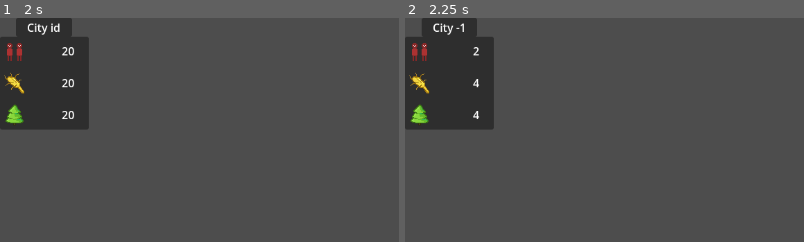
Above: before the commit, frames 1-2 (left to right).
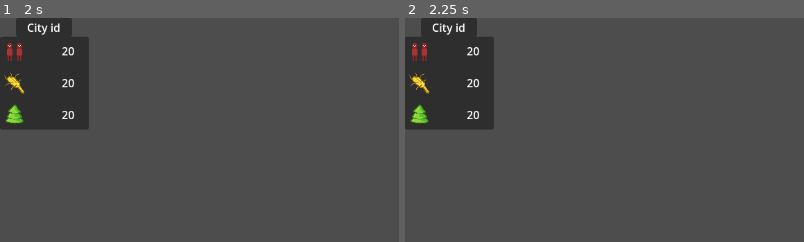
Above: after the commit, the same moments.

Repository: ThreeCoffees/cassini-hackathon
Game: Godot game, scene res://test_scenes/leon/tilemap_gen_test.tscn
The game is run twice, just before and just after one commit, with the same random seed, the same clock (stepped at 60 frames per second) and the same inputs. The project has no main scene, so this scene is started directly.
Inputs (mouse positions are % of the whole screen's width and height, from its top left):
- Up to frame 1 (2 s): tap Enter at 0.5 s; move the mouse to (45, 70) at 0.52 s; hold Mouse wheel up (zoom_in) 0.53-1.28 s; hold W (up) from 0.53 s (still down); click (45, 70) at 0.67 s; move the mouse to (80, 65) at 1.27 s; tap Mouse wheel down (zoom_out) at 1.35 s; click (80, 65) at 1.42 s
- Up to frame 2 (2.25 s): move the mouse to (20, 35) at 2.02 s; release W (up) at 2.03 s; hold A (left) from 2.03 s (still down); hold Mouse wheel up (zoom_in) from 2.03 s (still down); click (20, 35) at 2.17 s
The pictures show only the part of the screen within x 0-50%, y 0-50%; the shares and areas given below are measured in that part.

Frame 1 is identical in both runs. In frame 2, 0.4% of the frame differs, in the area x 6-19%, y 2-46%.

Commit message:
refactor

Diff:
--- a/scripts/tilemaps/terrain_tilemap_layer.gd
+++ b/scripts/tilemaps/terrain_tilemap_layer.gd
@@ -1,6 +1,18 @@
 class_name TerrainTilemapLayer extends TileMapLayer
 
-@export var tile_picker: TilePicker
+@export var debug: bool = false
+
+signal faction_picked(faction_id: int)
+
+var selected_city: int = -1
+
+enum TileTypes{
+	NONE,
+	WATER,
+	WOODS,
+	AGRI,
+	CITY,
+}
 
 func global_to_tilemap_coordinates(global_pos):
 	var local_pos = to_local(global_pos)
@@ -10,4 +22,24 @@
 func _unhandled_input(event):
 	if event is InputEventMouseButton and event.button_index == MOUSE_BUTTON_LEFT and event.is_pressed():
 		var selected_cell = global_to_tilemap_coordinates(get_global_mouse_position())
-		tile_picker.handle_select_cell(selected_cell)
+		if debug:
+			print("clicked tilemap layer (%d, %d)" % [selected_cell.x, selected_cell.y])
+
+		handle_select_cell(selected_cell)
+
+func get_cell_type(coords: Vector2i) -> TileTypes:
+	if !get_used_rect().has_point(coords):
+		return TileTypes.NONE
+	return get_cell_atlas_coords(coords).x as TileTypes
+
+func handle_select_cell(cell_coords: Vector2i):
+	match get_cell_type(cell_coords):
+		TileTypes.CITY:
+			selected_city = CityManager.get_cell_faction_id(cell_coords)
+			faction_picked.emit(selected_city)
+			if debug:
+				print("CITY STANDS AT YOUR COMMAND: ", selected_city)
+		TileTypes.AGRI, TileTypes.WOODS:
+			if selected_city != -1:
+				if debug:
+					print("GET BACK TO WORK")
--- a/scripts/tilemaps/tile_picker.gd
+++ /dev/null
@@ -1,38 +0,0 @@
-class_name TilePicker extends Node
-
-@export var debug: bool = false
-@export var terrain_generator: TerrainGenerator
-
-signal faction_picked(faction_id: int)
-
-var selected_city: int = -1
-enum TileTypes{
-	NONE,
-	WATER,
-	WOODS,
-	AGRI,
-	CITY,
-}
-
-func handle_select_cell(cell_coords: Vector2i):
-	var x = cell_coords.x
-	var y = cell_coords.y
-	var selected_type = terrain_generator.terrain_array[x][y]
-
-	if debug:
-		print("Selected ", cell_coords)
-
-
-	match selected_type:
-		TileTypes.CITY:
-			selected_city = CityManager.get_cell_faction_id(cell_coords)
-			faction_picked.emit(selected_city)
-			if debug:
-				print("CITY STANDS AT YOUR COMMAND: ", selected_city)
-		TileTypes.AGRI, TileTypes.WOODS:
-			if selected_city != -1:
-				if debug:
-					print("GET BACK TO WORK")
-				pass
-		_:
-			pass
--- a/test_scenes/leon/tilemap_gen_test.tscn
+++ b/test_scenes/leon/tilemap_gen_test.tscn
@@ -1,9 +1,8 @@
-[gd_scene load_steps=8 format=3 uid="uid://b6nwjmr5iton0"]
+[gd_scene load_steps=7 format=3 uid="uid://b6nwjmr5iton0"]
 
 [ext_resource type="PackedScene" uid="uid://bn0f8e3irhsby" path="res://scenes/tilemap/terrain_tilemap_layer.tscn" id="1_ein4j"]
 [ext_resource type="Script" uid="uid://bdl5rqghktdon" path="res://scripts/tilemaps/terrain_generator.gd" id="2_ein4j"]
 [ext_resource type="TileSet" uid="uid://0avqikbofefn" path="res://resources/tilesets/tmp_tileset_world.tres" id="2_fifh3"]
-[ext_resource type="Script" uid="uid://k8g82vfnkuei" path="res://scripts/tilemaps/tile_picker.gd" id="3_34c7q"]
 [ext_resource type="Script" uid="uid://bahoes4ijhxiu" path="res://scripts/tilemaps/selection_layer.gd" id="3_g6a3i"]
 [ext_resource type="PackedScene" uid="uid://drttlxlck2el7" path="res://scenes/camera/ZoomingCamera2D.tscn" id="3_pmoas"]
 [ext_resource type="PackedScene" uid="uid://8qhk40k3dt5s" path="res://scenes/ui/city_inspector.tscn" id="5_pmoas"]
@@ -13,7 +12,7 @@
 [node name="Tilemap" type="Node2D" parent="."]
 
 [node name="TerrainTilemapLayer" parent="Tilemap" node_paths=PackedStringArray("tile_picker") instance=ExtResource("1_ein4j")]
-tile_picker = NodePath("../TilePicker")
+tile_picker = NodePath("")
 
 [node name="SelectionLayer" type="TileMapLayer" parent="Tilemap"]
 tile_set = ExtResource("2_fifh3")
@@ -23,10 +22,6 @@
 script = ExtResource("2_ein4j")
 terrain_tilemap_layer = NodePath("../TerrainTilemapLayer")
 
-[node name="TilePicker" type="Node" parent="Tilemap" node_paths=PackedStringArray("terrain_generator")]
-script = ExtResource("3_34c7q")
-terrain_generator = NodePath("../TerrainGenerator")
-
 [node name="Camera2D" parent="." instance=ExtResource("3_pmoas")]
 position = Vector2(-69, 369)
 
@@ -34,5 +29,5 @@
 
 [node name="CityInspector" parent="GUI" instance=ExtResource("5_pmoas")]
 
-[connection signal="faction_picked" from="Tilemap/TilePicker" to="Tilemap/SelectionLayer" method="_on_faction_picked"]
-[connection signal="faction_picked" from="Tilemap/TilePicker" to="GUI/CityInspector" method="_on_faction_picked"]
+[connection signal="faction_picked" from="Tilemap/TerrainTilemapLayer" to="Tilemap/SelectionLayer" method="_on_faction_picked"]
+[connection signal="faction_picked" from="Tilemap/TerrainTilemapLayer" to="GUI/CityInspector" method="_on_faction_picked"]
Not shown, removed: scripts/tilemaps/tile_picker.gd.uid
